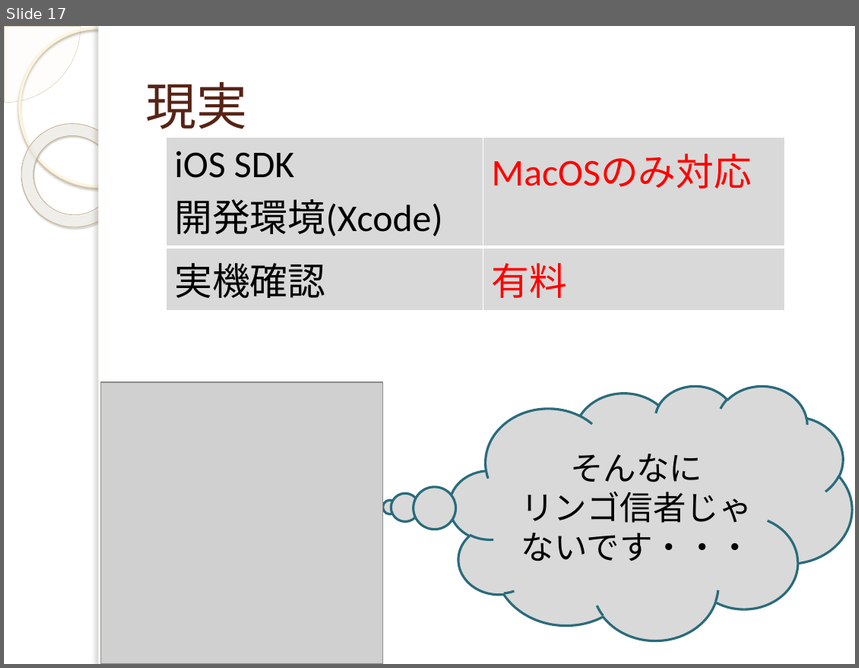
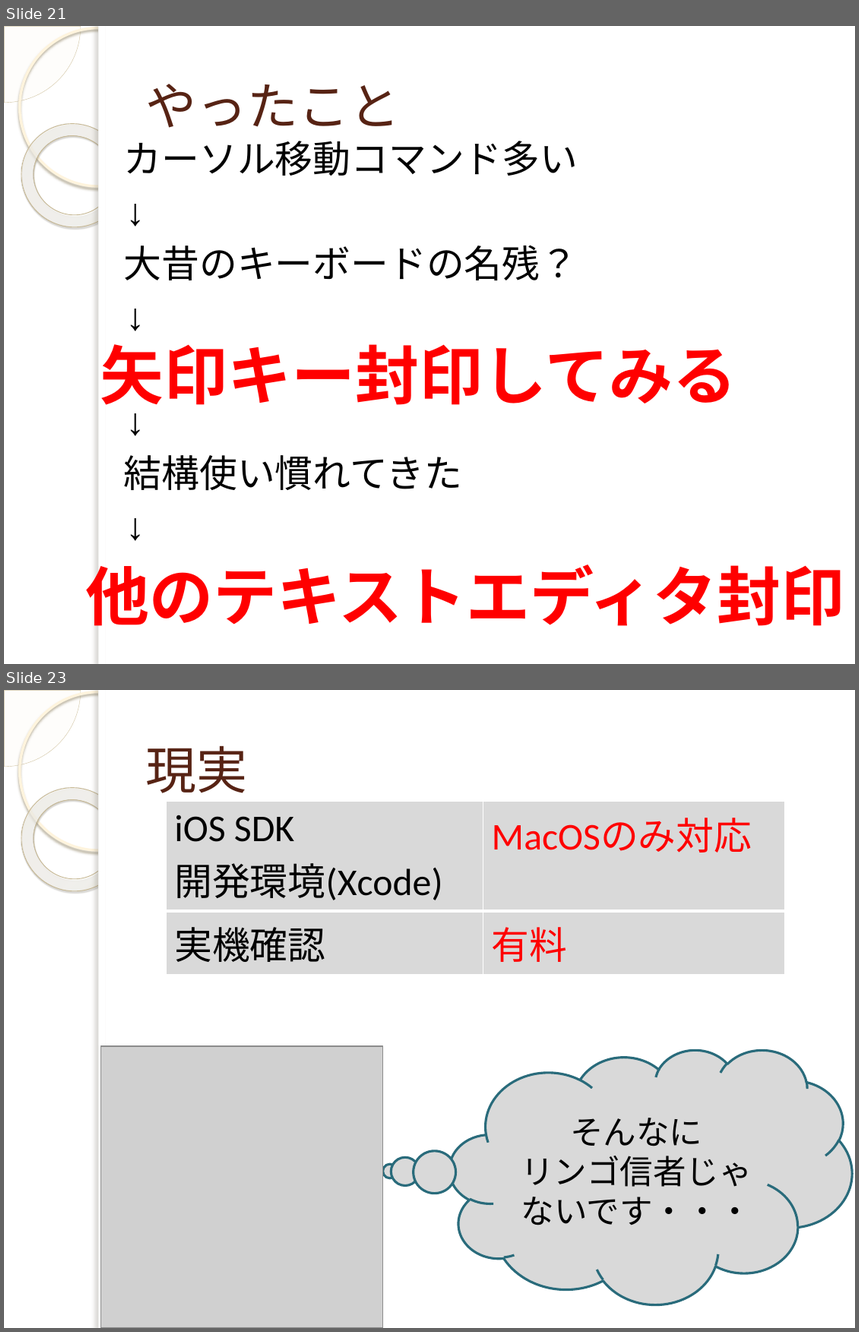
Before and after one commit to yuridonus/FEstudy, a slide deck: vimmer.pptx. Shown one above the other, each under a label of ours: slide 17 before the commit, slides 21 and 23 after it; the slides between them are not shown. The pictures are 859x668 and 859x1332 pixels, drawn with LibreOffice and Linux fonts; fonts in the diff are those of the drawing; grey boxes stand for pictures; background and template pictures are left out. Boxes give left, top, right and bottom in pixels: in the first picture for what was removed or moved away, otherwise in the second. Text is boxed around its words. In the diff, an @@ line names an element or a change of style, - is before the commit and + after.

```diff
--- a/vimmer.pptx
+++ b/vimmer.pptx
@@ slide 21 added at box(4, 26, 855, 664), background picture (left out); not listed: 5 template elements that a slide beside it also shows @@
@@ title added at box(146, 84, 400, 128), 43 pt, text #572314 @@
+やったこと
@@ text added at box(124, 141, 579, 491), 32 pt, text #000000 @@
+カーソル移動コマンド多い
+↓
+大昔のキーボードの名残？
+↓
+↓
+結構使い慣れてきた
+↓
@@ text added at box(101, 344, 737, 415), 54 pt, text #FF0000, bold @@
+矢印キー封印してみる
@@ text added at box(85, 565, 845, 626), 54 pt, text #FF0000, bold @@
+他のテキストエディタ封印
@@ what was slide 17 is now slide 23 @@
```
Also in this commit, not shown: 6 slides changed, 7 other slides added, 2 slides removed.
